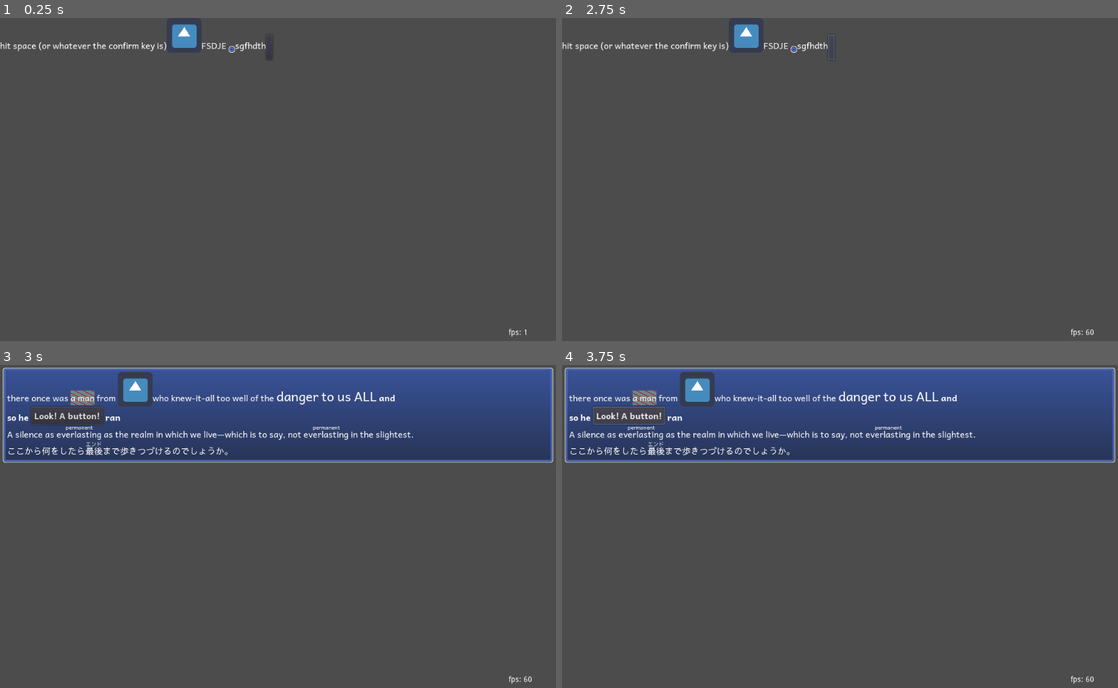
Above: before the commit, frames 1-4 (two rows, left to right).
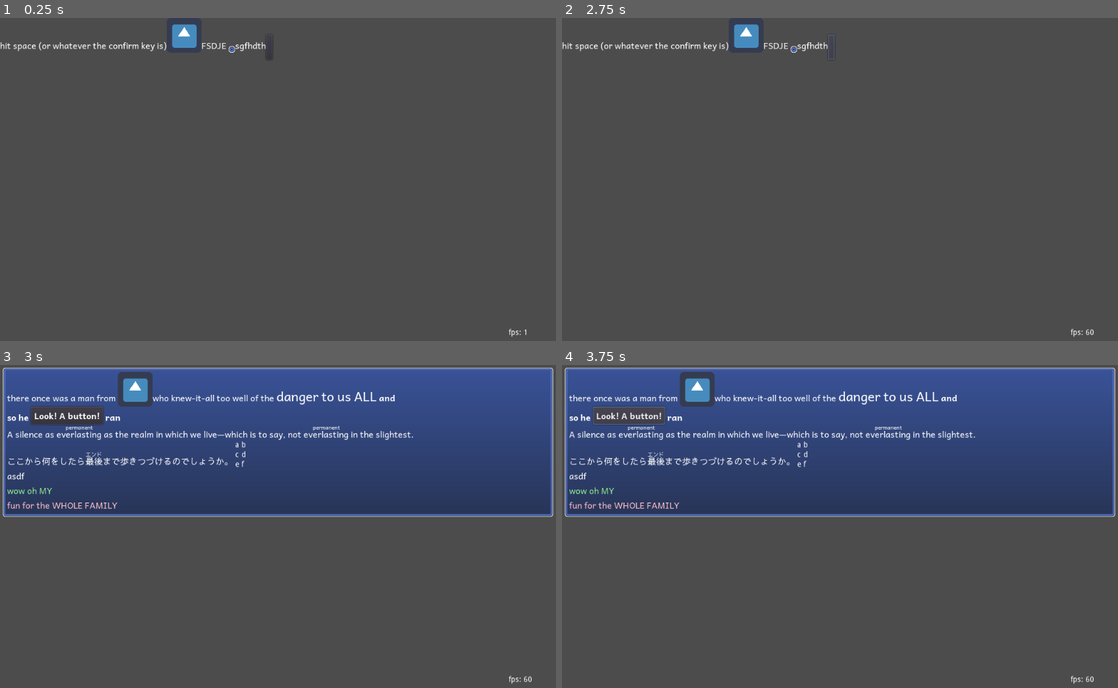
Above: after the commit, the same moments.

Repository: wareya/uitest
Game: Godot game, scene res://Document.tscn
Two runs of this game, one before a commit and one after it. Both use one fixed random seed, a clock stepped at 60 frames per second and the inputs below. The engine's default icon, where the game draws it, is replaced by a stand-in: a white triangle on a blue panel in a dark square.
Inputs (mouse positions are in pixels of both pictures, inside the frame that each line leads up to):
- Up to frame 1 (0.25 s): no input
- Up to frame 2 (2.75 s): click (828, 47) at 0.5 s; click (828, 47) at 1.25 s; click (828, 47) at 2 s
- Up to frame 3 (3 s): tap Space at 2.75 s; tap Enter (ui_accept) at 2.85 s
- Up to frame 4 (3.75 s): tap Enter (ui_accept) at 3.02, 3.32 s; click "Look! A button!" at 3.5 s

Frames 1-2 are identical in both runs. In frame 3, 18% of the frame differs, in the area x 0-100%, y 7-48%; in frame 4, 18%.

Commit message:
need to make a commit before I irreversibly break everything

Diff:
--- a/Document.gd
+++ b/Document.gd
@@ -2,7 +2,7 @@
 extends Container
 class_name Document
 
-var calculated_props = {
+var default_props = {
     "display": "inline-block", # or block, or inline, or float
     # NOTE: float DOES NOT work ANYTHING like how float:left/right work in HTML/CSS.
     # float just removes the element from flow layout so that it can be positioned
@@ -24,11 +24,18 @@
     "offset_x": 0,
     "offset_y": 0,
 
+    "overflow": "visible", # TODO, implement "hidden", "scroll_h", "scroll_v", and "scroll"
+
     # bottom, middle, top
     "vertical_align": "bottom",
+
     "font_family": [preload("res://font/Andika-Regular.ttf"), preload("res://font/SawarabiGothic-Regular.ttf")],
+    "color": "white",
+    "font_size": 16,
+    "text_shadow_color": Color.transparent,
+
     "background": null,
-    "background_9patch" : false,
+    "background_9patch" : false, # FIXME change to "mode" with "tile", "9patch", "fit", "fill", "stretch", etc (and add alignment options)
     "background_9patch_top": 0,
     "background_9patch_bottom": 0,
     "background_9patch_left": 0,
@@ -39,8 +46,6 @@
     "background_offset_left": 0,
     "background_offset_right": 0,
 
-    "font_size": 16,
-
     "layout": "flow_h_lr", # TODO: implement other flow models
 
     # left, right, center, or justified
@@ -51,6 +56,9 @@
     "max_width": null,
     "min_width": null,
 }
+
+var calculated_props = default_props.duplicate()
+var calculated_props_priority = []
 
 var font_cache = {}
 
@@ -103,6 +111,13 @@
 A silence as <ruby>everlasting<rt>permanent</ruby> as the realm in which we live—which is to say, not <ruby>everlasting<rt>permanent</ruby> in the slightest.
 <br>
 ここから何をしたら<ruby>最後<rt>エンド</ruby>まで歩きつづけるのでしょうか。
+<node type="GridContainer" columns="2"><a>a</a> <b>b</b> <a>c</a> <b>d</b> <a>e</a> <b>f</b></node>
+<br>
+<bruh>asdf</bruh>
+<br>
+<bruh><fun>wow oh MY</fun></bruh>
+<br>
+<bruh><a><fun>fun for the WHOLE FAMILY</fun></a></bruh>
 """
 
 var default_stylesheet = """
@@ -161,6 +176,17 @@
 }
 fun {
     background: "res://9PatchGradient2.tres";
+    text_shadow_color: orange;
+    text_shadow_offset: 0 0;
+    display: inline;
+}
+bruh fun {
+    background: none;
+    color: pink;
+}
+bruh > fun {
+    background: none;
+    color: lightgreen;
 }
 """
 
@@ -194,9 +220,13 @@
             # FIXME: count the roots of groups of nodes with no labels as 1 characters
             pass
 
+var _prev_int_visible_now = -100
 func set_visible_characters(new_visible : float):
     visible_characters = new_visible
     var visible_now = int(floor(visible_characters))
+    if _prev_int_visible_now == visible_now:
+        return
+    _prev_int_visible_now = visible_now
     var all_visible = visible_now < 0
     for child in _get_children_recursively(self, true):
         if child is Label or child is RichTextLabel:
@@ -267,9 +297,72 @@
     #    pass
     return values
 
-export var _inherited_props = ["font_family", "font_size", "justify"]
+func _get_color(color):
+    if color is String:
+        color = color.to_lower()
+    if color in DocumentHelpers._colors:
+        color = DocumentHelpers._colors[color]
+    if not color is Color:
+        color = Color(color)
+    return color
+
+func _target_matches(target : String) -> bool:
+    if target == doc_name:
+        return true
+    if target == "#" + doc_id:
+        return true
+    for _class in doc_class:
+        if target == "." + _class:
+            return true
+    return false
+
+# target list is inverted, i.e. 0 is leaf and end is parent
+func _target_list_matches(target_list : Array) -> bool:
+    if !_target_matches(target_list[0]):
+        return false
+    var parent = get_parent()
+    var i = 1
+    var must_be_direct = false
+    var failed = false
+    while i < target_list.size() and parent != null:
+        if target_list[i] == ">":
+            must_be_direct = true
+            i += 1
+            continue
+        elif parent._target_matches(target_list[i]):
+            must_be_direct = false
+            i += 1
+        elif must_be_direct:
+            failed = true
+            break
+        elif parent == null:
+            break
+
+        while parent != null:
+            parent = parent.get_parent()
+            if parent != null and "calculated_props" in parent:
+                break
+
+    return !failed and i == target_list.size()
+
+func _calculate_priority(target_list : Array):
+    var n = [0, 0, 0, 0]
+    for target in target_list:
+        if target == ">":
+            continue
+        elif target.begins_with("#"):
+            n[1] += 1
+        elif target.begins_with("."):
+            n[2] += 1
+        elif target.begins_with("."):
+            n[3] += 1
+    return n
+
+export var _inherited_props = ["font_family", "font_size", "justify", "color"]
 var _always_array_props = ["font_family"]
 func calculate_style(parent_props, fed_style_data : Array, _font_cache):
+    calculated_props_priority = {}
+
     fed_style_data += style_data
     font_cache = _font_cache
     if parent_props:
@@ -282,34 +375,40 @@
         var valid_target = false
         for target in ruleset.targets:
             #print(target)
-            if target == ":vars":
+            if target is String and target == ":vars":
                 for rule in ruleset.rules:
                     vars[rule.prop] = rule.values
 
     for ruleset in default_style_data + fed_style_data + custom_style_data:
         var valid_target = false
+        var longest_target = 0
         for target in ruleset.targets:
-            if target == doc_name:
-                valid_target = true
-            if target == "#" + doc_id:
-                valid_target = true
-            for _class in doc_class:
-                if target == "." + _class:
+            if target is String:
+                if _target_matches(target):
                     valid_target = true
-                    break
+                    longest_target = max(longest_target, 1)
+            else:
+                if _target_list_matches(target):
+                    valid_target = true
+                    longest_target = max(longest_target, target.size())
         if !valid_target:
             continue
         for _rule in ruleset.rules:
             var rule : DocumentHelpers.StyleRule = _rule
             var values = _flatten_style_var(rule.values, vars)
+            var to_assign
             if values == ["inherit"] and parent_props:
-                calculated_props[rule.prop] = parent_props[rule.prop]
+                to_assign = parent_props[rule.prop]
             elif values.size() > 1 or rule.prop in _always_array_props:
-                calculated_props[rule.prop] = values
-                pass
-            else:
-                calculated_props[rule.prop] = values[0]
-                pass
+                to_assign = values
+            else:
+                to_assign = values[0]
+            var priority = longest_target
+            if not rule.prop in calculated_props_priority:
+                calculated_props_priority[rule.prop] = priority
+            if calculated_props_priority[rule.prop] <= priority:
+                calculated_props[rule.prop] = to_assign
+                calculated_props_priority[rule.prop] = priority
             #print("!%*@: ", rule.values)
 
     for k in assigned_props.keys():
@@ -323,15 +422,22 @@
     for child in get_children():
         if child.has_method("calculate_style"):
             child.calculate_style(calculated_props, fed_style_data + custom_style_data, font_cache)
-        elif child is Label or child is Button:
+        elif child is Label or child is Button or child is RichTextLabel:
             #print(calculated_props.font_family)
             if calculated_props.font_family is Array and calculated_props.font_family.size() > 0:
-                var fonts = []
-                var base_font : DynamicFont = make_font(calculated_props.font_family, calculated_props.font_size)
-                child.add_font_override("font", base_font)
+                var font : DynamicFont = make_font(calculated_props.font_family, calculated_props.font_size)
+                if not child is RichTextLabel:
+                    child.add_font_override("font", font)
+                else:
+                    child.add_font_override("font", font)
                 #print(base_font)
                 #for i in base_font.get_fallback_count():
                 #    print(base_font.get_fallback(i))
+
+            var color = _get_color(calculated_props.color)
+            var shadow_color = _get_color(calculated_props.text_shadow_color)
+
+            child.add_color_override("font_color", color)
 
 func _init():
     anchor_right = 1
@@ -488,8 +594,11 @@
         layout_parent = null
     #print("sort...")
 
+    #rect_min_size = Vector2()
+
     if calculated_props.layout == "flow_h_lr":
         var parent_size = get_parent_area_size()
+        #print(doc_name, parent_size)
         var size = Vector2()
         size.x = parent_size.x * (anchor_right - anchor_left)
         size.y = parent_size.y * (anchor_bottom - anchor_top)
@@ -505,6 +614,10 @@
         var check_queue = get_children()
 
         var max_x = 0
+
+        rect_size = size
+        rect_size.x -= calculated_props.padding_left
+        rect_size.x -= calculated_props.padding_right
 
         while check_queue.size() > 0:
             var _child = check_queue.pop_front()
@@ -610,6 +723,10 @@
         if doc_name == "root":
             rect_position = Vector2(calculated_props.margin_left, calculated_props.margin_top)
 
+        # prevent thrashing by parent Container nodes
+        if doc_name != "root" and get_parent() and not "calculated_props" in get_parent():
+            rect_min_size = rect_size
+
         for data in rows:
             var r_row = data[0]
             var r_y_cursor = data[1]
--- a/Document.tscn
+++ b/Document.tscn
@@ -15,14 +15,18 @@
 anchor_bottom = 1.0
 margin_right = -522.0
 margin_bottom = -536.0
+rect_min_size = Vector2( 502, 64 )
 script = ExtResource( 1 )
+_inherited_props = [ "font_family", "font_size", "justify" ]
 
 [node name="Label" type="Label" parent="."]
 margin_top = 37.0
 margin_right = 458.0
 margin_bottom = 77.0
+custom_colors/font_color = Color( 1, 1, 1, 1 )
 custom_fonts/font = SubResource( 1 )
 text = "hit space (or whatever the confirm key is)"
+percent_visible = -0.0285714
 
 [node name="TextureRect" type="TextureRect" parent="."]
 margin_left = 307.0
@@ -36,8 +40,10 @@
 margin_top = 37.0
 margin_right = 1676.0
 margin_bottom = 120.0
+custom_colors/font_color = Color( 1, 1, 1, 1 )
 custom_fonts/font = SubResource( 1 )
 text = "FSDJE "
+percent_visible = -0.2
 
 [node name="TextureRect2" type="TextureRect" parent="."]
 margin_left = 421.0
@@ -51,12 +57,15 @@
 margin_top = 37.0
 margin_right = 518.0
 margin_bottom = 77.0
+custom_colors/font_color = Color( 1, 1, 1, 1 )
 custom_fonts/font = SubResource( 1 )
 text = "sgfhdth"
+percent_visible = -0.142857
 
 [node name="Button" type="Button" parent="."]
 margin_left = 490.0
 margin_top = 31.0
 margin_right = 502.0
 margin_bottom = 77.0
+custom_colors/font_color = Color( 1, 1, 1, 1 )
 custom_fonts/font = SubResource( 1 )
--- a/DocumentHelpers.gd
+++ b/DocumentHelpers.gd
@@ -101,17 +101,20 @@
     else:
         var node
         if _xml.name.to_lower() == "node":
-            print("trying to spawn a ", _xml.name)
+            #print("trying to spawn a ", _xml.name)
             if not "type" in _xml.attributes:
                 return null
             node = ClassDB.instance(_xml.attributes.type)
             if !node:
                 return null
+            node.anchor_right = 1
+            node.anchor_bottom = 1
             for a_name in _xml.attributes:
-                print("setting... ", a_name)
+                #print("setting... ", a_name)
                 if a_name == "type" or not a_name in node:
                     continue
                 var a_val = _xml.attributes[a_name]
+                #print(a_val)
                 if a_val is Array:
                     var array = []
                     for val in a_val:
@@ -129,7 +132,11 @@
             if "class" in _xml.attributes:
                 node.doc_class = _xml.attributes.class.split(" ", false)
             if "style" in _xml.attributes:
-                node.custom_style_data = parse_style(_xml.attributes.style)
+                var rules = parse_style_rules(_xml.attributes.style, 0, 1)
+                var style = StyleRuleset.new()
+                style.targets = [":inline"]
+                style.rules = rules
+                node.custom_style_data = style
             # FIXME apply built-in attributes (style, class, id, etc)
 
         for c in _xml.children:
@@ -312,6 +319,7 @@
 class StyleRule extends Reference:
     var prop : String = ""
     var values : Array = []
+    var priority : Array = [0, 0, 0, 0]
 
     func to_string():
         var c = ""
@@ -332,7 +340,19 @@
             t += "{} ".format([v], "{}")
         return "{t}{\n{c}}\n".format({"t":t, "c":c})
 
-static func parse_style_rule(text : String, i : int):
+static func _process_style_rule_string(rule_string, do_numeric_conversion):
+    rule_string = rule_string.strip_edges()
+    if do_numeric_conversion and rule_string.is_valid_float():
+        rule_string = rule_string.to_float()
+    elif rule_string == "false":
+        rule_string = false
+    elif rule_string == "true":
+        rule_string = true
+    elif rule_string == "none":
+        rule_string = null
+    return rule_string
+
+static func parse_style_rule(text : String, i : int, first_priority):
     var mode = "name"
     var in_string = ""
     var in_escape = false
@@ -379,15 +399,10 @@
                     in_string = c
                 elif c.strip_edges() == "" or c == ";" or c == "}" or c == ",":
                     if rule_string != "":
-                        rule_string = rule_string.strip_edges()
-                        if rule_string.is_valid_float():
-                            rule_string = rule_string.to_float()
-                        elif rule_string == "false":
-                            rule_string = false
-                        elif rule_string == "true":
-                            rule_string = true
+                        rule_string = _process_style_rule_string(rule_string, true)
                         rule_data.push_back(rule_string)
                         rule_string = ""
+
                         if c == ",":
                             rule_data.push_back(",")
                     if c == "}":
@@ -398,20 +413,19 @@
                     rule_string += c
 
     if rule_string != "":
-        rule_string = rule_string.strip_edges()
-        if !in_string and rule_string.is_valid_float():
-            rule_string = rule_string.to_float()
-        elif rule_string == "false":
-            rule_string = false
-        elif rule_string == "true":
-            rule_string = true
+        rule_string = _process_style_rule_string(rule_string, in_string == "")
         rule_data.push_back(rule_string)
         rule_string = ""
 
     if mode == "values":
         var ret = StyleRule.new()
+        if first_priority:
+            ret.priority[0] += 1
         ret.prop = rule_name
         ret.values = rule_data
+        if ret.values.size() > 0 and ret.values[-1] is String and ret.values[-1] == "!important":
+            ret.values.pop_back()
+            ret.priority[0] += 1
         for j in ret.values.size():
             var val = ret.values[j]
             if val is String and val.begins_with("res://"):
@@ -421,10 +435,10 @@
         return null
 
 
-static func parse_style_rules(text : String, i : int):
+static func parse_style_rules(text : String, i : int, first_priority = 0):
     var rules = []
     while i < text.length():
-        var rule = parse_style_rule(text, i)
+        var rule = parse_style_rule(text, i, first_priority)
         if rule != null:
             #print("got rule ", rule[0].prop, rule[0].values, rule[1])
             rules.push_back(rule[0])
@@ -443,15 +457,23 @@
     var f = text.find("{", i)
     if f > 0:
         var target_str : String = text.substr(i, f-i)
-        var targets = target_str.split(",")
+        var targets = Array(target_str.split(","))
         for j in targets.size():
-            targets[j] = targets[j].strip_edges()
+            var t = targets[j]
+            t = t.strip_edges()
+            t = t.replace("\n", " ")
+            t = t.replace("\t", " ")
+            t = t.split(" ", false)
+            if t.size() == 1:
+                targets[j] = t[0]
+            else:
+                t.invert()
+                targets[j] = t
         i = f+1
 
         var data = parse_style_rules(text, i)
         var rules = data[0]
         i = data[1]
-
 
         var ret = StyleRuleset.new()
         ret.targets = targets
@@ -471,6 +493,158 @@
             i = data[1]
         else:
             break
-    for s in styles:
-        print(s.to_string())
+    #for s in styles:
+    #    print(s.to_string())
     return styles
+
+const _colors = {
+    "aliceblue": "#f0f8ff",
+    "antiquewhite": "#faebd7",
+    "aqua": "#00ffff",
+    "aquamarine": "#7fffd4",
+    "azure": "#f0ffff",
+    "beige": "#f5f5dc",
+    "bisque": "#ffe4c4",
+    "black": "#000000",
+    "blanchedalmond": "#ffebcd",
+    "blue": "#0000ff",
+    "blueviolet": "#8a2be2",
+    "brown": "#a52a2a",
+    "burlywood": "#deb887",
+    "cadetblue": "#5f9ea0",
+    "chartreuse": "#7fff00",
+    "chocolate": "#d2691e",
+    "coral": "#ff7f50",
+    "cornflowerblue": "#6495ed",
+    "cornsilk": "#fff8dc",
+    "crimson": "#dc143c",
+    "cyan": "#00ffff",
+    "darkblue": "#00008b",
+    "darkcyan": "#008b8b",
+    "darkgoldenrod": "#b8860b",
+    "darkgray": "#a9a9a9",
+    "darkgreen": "#006400",
+    "darkgrey": "#a9a9a9",
+    "darkkhaki": "#bdb76b",
+    "darkmagenta": "#8b008b",
+    "darkolivegreen": "#556b2f",
+    "darkorange": "#ff8c00",
+    "darkorchid": "#9932cc",
+    "darkred": "#8b0000",
+    "darksalmon": "#e9967a",
+    "darkseagreen": "#8fbc8f",
+    "darkslateblue": "#483d8b",
+    "darkslategray": "#2f4f4f",
+    "darkslategrey": "#2f4f4f",
+    "darkturquoise": "#00ced1",
+    "darkviolet": "#9400d3",
+    "deeppink": "#ff1493",
+    "deepskyblue": "#00bfff",
+    "dimgray": "#696969",
+    "dimgrey": "#696969",
+    "dodgerblue": "#1e90ff",
+    "firebrick": "#b22222",
+    "floralwhite": "#fffaf0",
+    "forestgreen": "#228b22",
+    "fuchsia": "#ff00ff",
+    "gainsboro": "#dcdcdc",
+    "ghostwhite": "#f8f8ff",
+    "gold": "#ffd700",
+    "goldenrod": "#daa520",
+    "gray": "#808080",
+    "green": "#008000",
+    "greenyellow": "#adff2f",
+    "grey": "#808080",
+    "honeydew": "#f0fff0",
+    "hotpink": "#ff69b4",
+    "indianred": "#cd5c5c",
+    "indigo": "#4b0082",
+    "ivory": "#fffff0",
+    "khaki": "#f0e68c",
+    "lavender": "#e6e6fa",
+    "lavenderblush": "#fff0f5",
+    "lawngreen": "#7cfc00",
+    "lemonchiffon": "#fffacd",
+    "lightblue": "#add8e6",
+    "lightcoral": "#f08080",
+    "lightcyan": "#e0ffff",
+    "lightgoldenrodyellow": "#fafad2",
+    "lightgray": "#d3d3d3",
+    "lightgreen": "#90ee90",
+    "lightgrey": "#d3d3d3",
+    "lightpink": "#ffb6c1",
+    "lightsalmon": "#ffa07a",
+    "lightseagreen": "#20b2aa",
+    "lightskyblue": "#87cefa",
+    "lightslategray": "#778899",
+    "lightslategrey": "#778899",
+    "lightsteelblue": "#b0c4de",
+    "lightyellow": "#ffffe0",
+    "lime": "#00ff00",
+    "limegreen": "#32cd32",
+    "linen": "#faf0e6",
+    "magenta": "#ff00ff",
+    "maroon": "#800000",
+    "mediumaquamarine": "#66cdaa",
+    "mediumblue": "#0000cd",
+    "mediumorchid": "#ba55d3",
+    "mediumpurple": "#9370db",
+    "mediumseagreen": "#3cb371",
+    "mediumslateblue": "#7b68ee",
+    "mediumspringgreen": "#00fa9a",
+    "mediumturquoise": "#48d1cc",
+    "mediumvioletred": "#c71585",
+    "midnightblue": "#191970",
+    "mintcream": "#f5fffa",
+    "mistyrose": "#ffe4e1",
+    "moccasin": "#ffe4b5",
+    "navajowhite": "#ffdead",
+    "navy": "#000080",
+    "oldlace": "#fdf5e6",
+    "olive": "#808000",
+    "olivedrab": "#6b8e23",
+    "orange": "#ffa500",
+    "orangered": "#ff4500",
+    "orchid": "#da70d6",
+    "palegoldenrod": "#eee8aa",
+    "palegreen": "#98fb98",
+    "paleturquoise": "#afeeee",
+    "palevioletred": "#db7093",
+    "papayawhip": "#ffefd5",
+    "peachpuff": "#ffdab9",
+    "peru": "#cd853f",
+    "pink": "#ffc0cb",
+    "plum": "#dda0dd",
+    "powderblue": "#b0e0e6",
+    "purple": "#800080",
+    "red": "#ff0000",
+    "rosybrown": "#bc8f8f",
+    "royalblue": "#4169e1",
+    "saddlebrown": "#8b4513",
+    "salmon": "#fa8072",
+    "sandybrown": "#f4a460",
+    "seagreen": "#2e8b57",
+    "seashell": "#fff5ee",
+    "sienna": "#a0522d",
+    "silver": "#c0c0c0",
+    "skyblue": "#87ceeb",
+    "slateblue": "#6a5acd",
+    "slategray": "#708090",
+    "slategrey": "#708090",
+    "snow": "#fffafa",
+    "springgreen": "#00ff7f",
+    "steelblue": "#4682b4",
+    "tan": "#d2b48c",
+    "teal": "#008080",
+    "thistle": "#d8bfd8",
+    "tomato": "#ff6347",
+    "turquoise": "#40e0d0",
+    "violet": "#ee82ee",
+    "wheat": "#f5deb3",
+    "white": "#ffffff",
+    "whitesmoke": "#f5f5f5",
+    "yellow": "#ffff00",
+    "yellowgreen": "#9acd32",
+
+    "transparent": Color(0, 0, 0, 0),
+}
--- /dev/null
+++ b/test.tscn
@@ -0,0 +1,18 @@
+[gd_scene format=2]
+
+[node name="Control" type="Control"]
+anchor_right = 1.0
+anchor_bottom = 1.0
+
+[node name="CenterContainer" type="CenterContainer" parent="."]
+margin_right = 48.0
+margin_bottom = 40.0
+use_top_left = true
+
+[node name="Label" type="Label" parent="CenterContainer"]
+margin_left = -39.0
+margin_top = -7.0
+margin_right = 39.0
+margin_bottom = 7.0
+text = "asdfasdfasdf"
+align = 1
